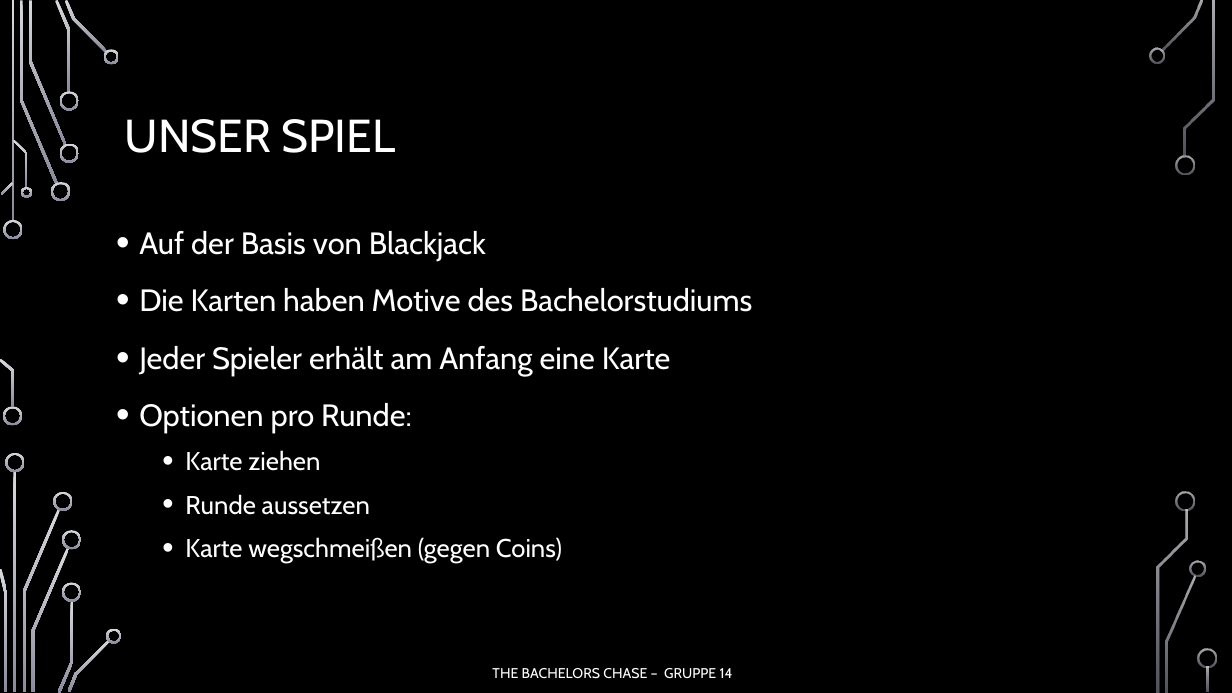
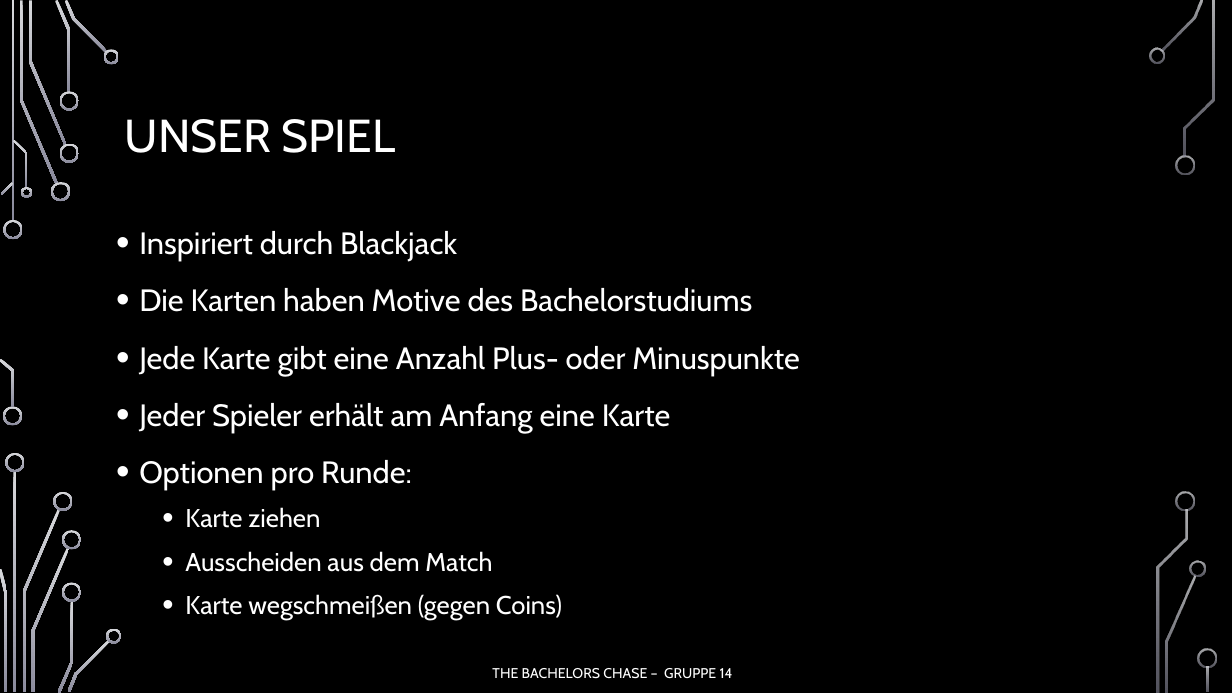
Before and after one commit to jnussbaum/TheBachelorsChaseGame, a slide deck: slide 2 of documents/Meilensteine/Meilenstein V/Meilenstein_5_Präsentation.pptx. Drawn at 1232x693 pixels with LibreOffice and Linux fonts; fonts in the diff are those of the drawing; background and template pictures are left out. Boxes give left, top, right and bottom in pixels: in the first picture for what was removed or moved away, otherwise in the second. Text is boxed around its words. In the diff, an @@ line names an element or a change of style, - is before the commit and + after.

```diff
--- a/documents/Meilensteine/Meilenstein V/Meilenstein_5_Präsentation.pptx
+++ b/documents/Meilensteine/Meilenstein V/Meilenstein_5_Präsentation.pptx
@@ text at (x1=139, y1=231, x2=457, y2=261): text changed @@
-• Auf der Basis von Blackjack
+• Inspiriert durch Blackjack
@@ text at (x1=139, y1=346, x2=800, y2=375): paragraph added @@
+• Jede Karte gibt eine Anzahl Plus- oder Minuspunkte
@@ text at (x1=185, y1=551, x2=492, y2=572): text changed @@
-  • Runde aussetzen
+  • Ausscheiden aus dem Match
```
Also in this commit, not shown: 5 other slides changed, 1 slide added.
